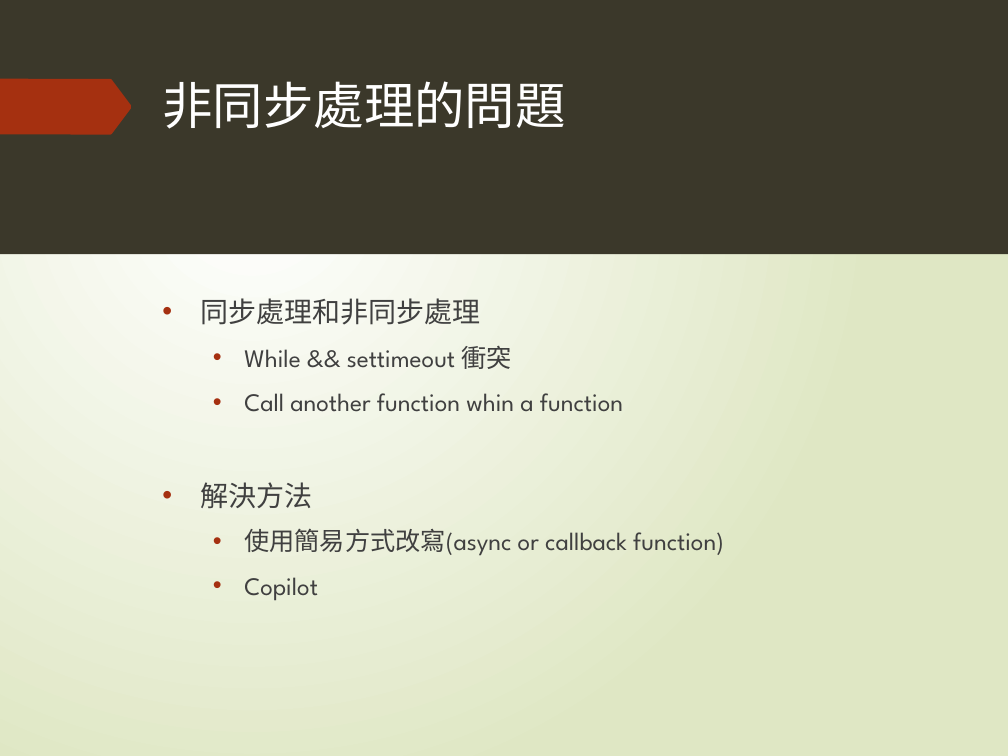
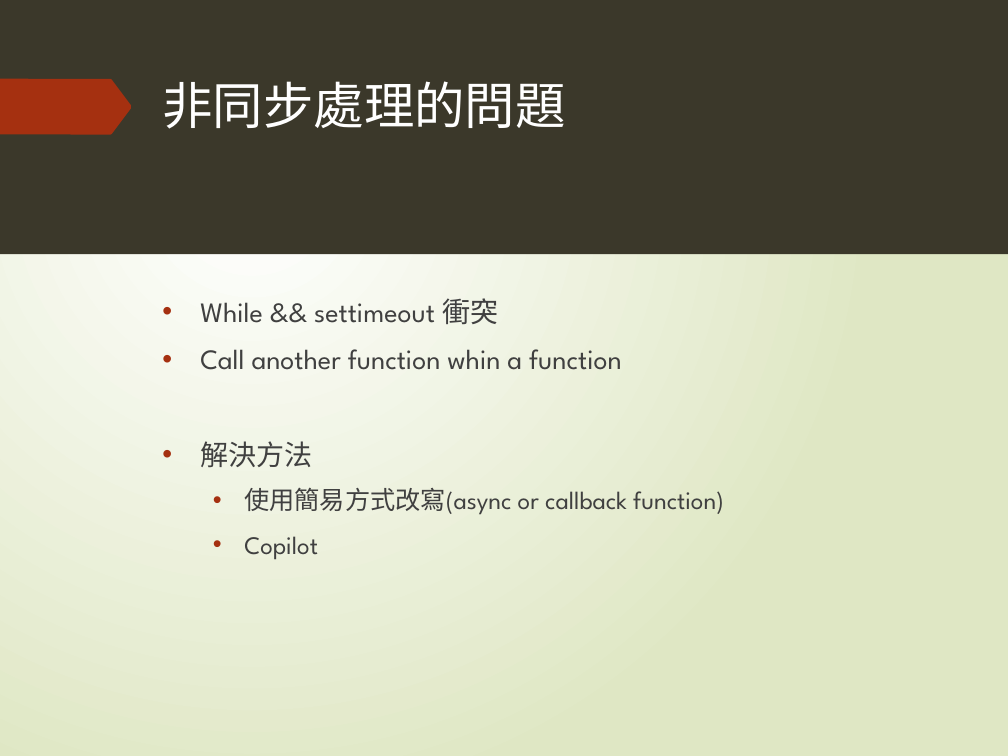
Before and after one commit to epcake/JS_project, a slide deck: slide 7 of intro.pptx. Drawn at 1008x756 pixels with LibreOffice and Linux fonts; fonts in the diff are those of the drawing. Boxes give left, top, right and bottom in pixels: in the first picture for what was removed or moved away, otherwise in the second. Text is boxed around its words. In the diff, an @@ line names an element or a change of style, - is before the commit and + after.

```diff
--- a/intro.pptx
+++ b/intro.pptx
@@ text at (200, 298, 480, 325): paragraph removed @@
-• 同步處理和非同步處理
@@ text at (200, 298, 622, 370): size 18 to 20 pt in "While && settimeout 衝突", "Call another function whin a function"; list level 2 to 1 in "While && settimeout 衝突"; list level 2 to 1 in "Call another function whin a ..." @@
```
Also in this commit, not shown: 3 other files.
